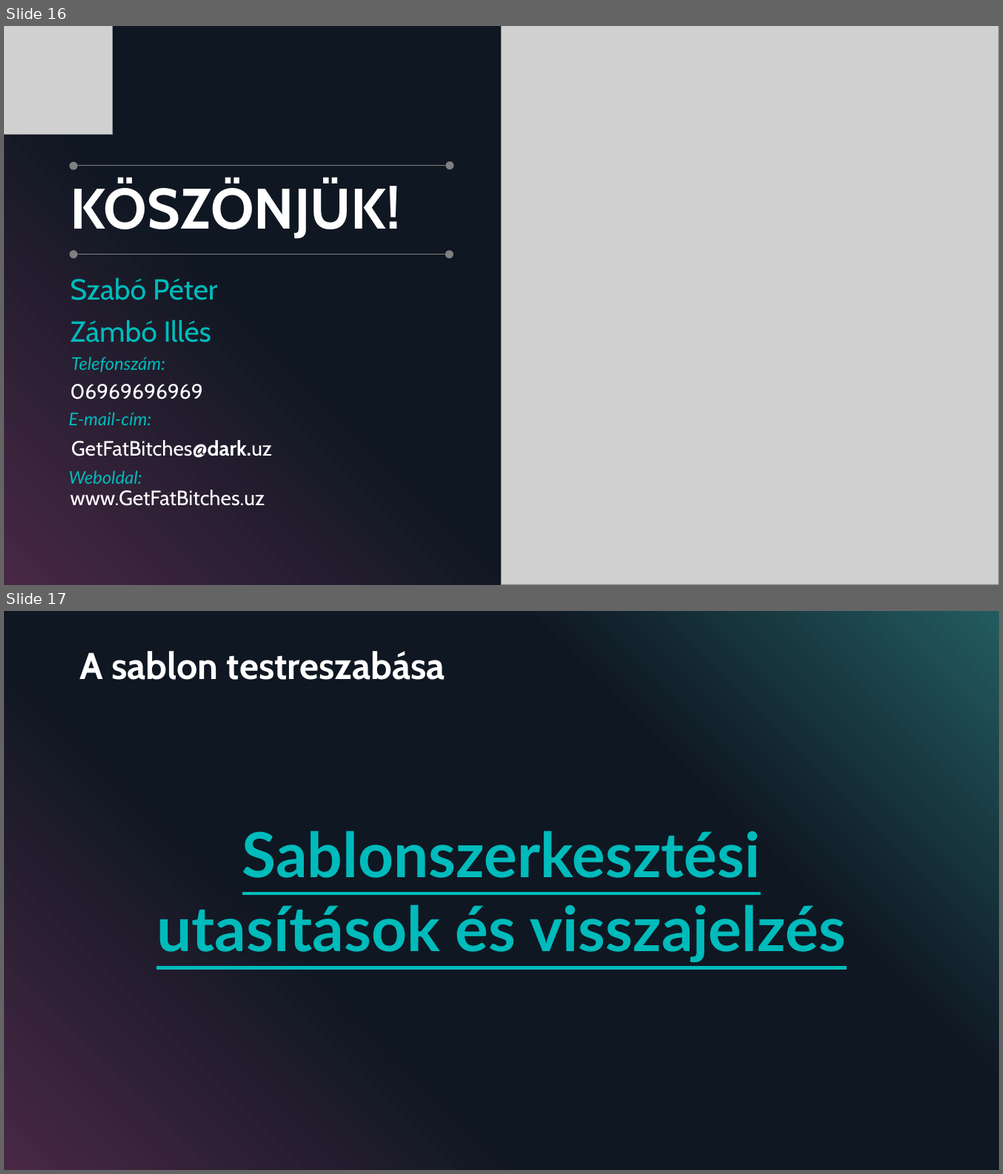
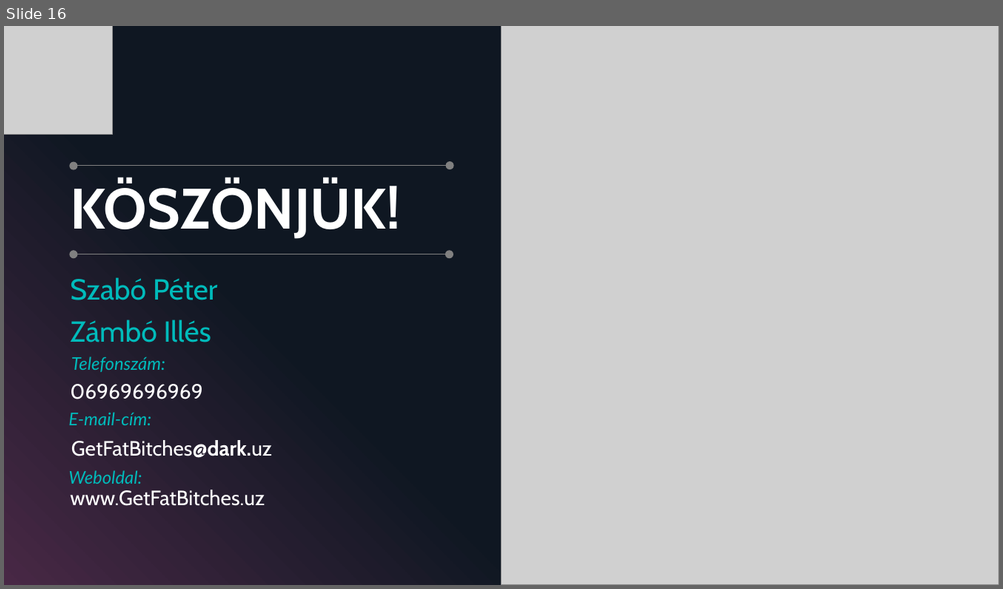
Before and after one commit to zamboilles21/terfelszinszamitas, a slide deck: documentation/PPT/TerFelSzoft.pptx. Shown one above the other, each under a label of ours: slides 16 and 17 before the commit, slide 16 after it. The pictures are 1003x1174 and 1003x589 pixels, drawn with LibreOffice and Linux fonts; fonts in the diff are those of the drawing; grey boxes stand for pictures. Boxes give left, top, right and bottom in pixels: in the first picture for what was removed or moved away, otherwise in the second. Text is boxed around its words. In the diff, an @@ line names an element or a change of style, - is before the commit and + after.

```diff
--- a/documentation/PPT/TerFelSzoft.pptx
+++ b/documentation/PPT/TerFelSzoft.pptx
@@ slide 17 removed at <box>4,611,999,1170</box>, background #000000; not listed: 4 template elements that a slide beside it also shows @@
@@ title removed at <box>79,651,445,680</box> @@
-A sablon testreszabása
@@ text removed at <box>156,831,845,963</box> @@
-Sablonszerkesztési utasítások és visszajelzés
@@ ellipse removed at <box>939,1097,948,1106</box> @@
```
Also in this commit, not shown: 1 slide changed, 3 other files.
